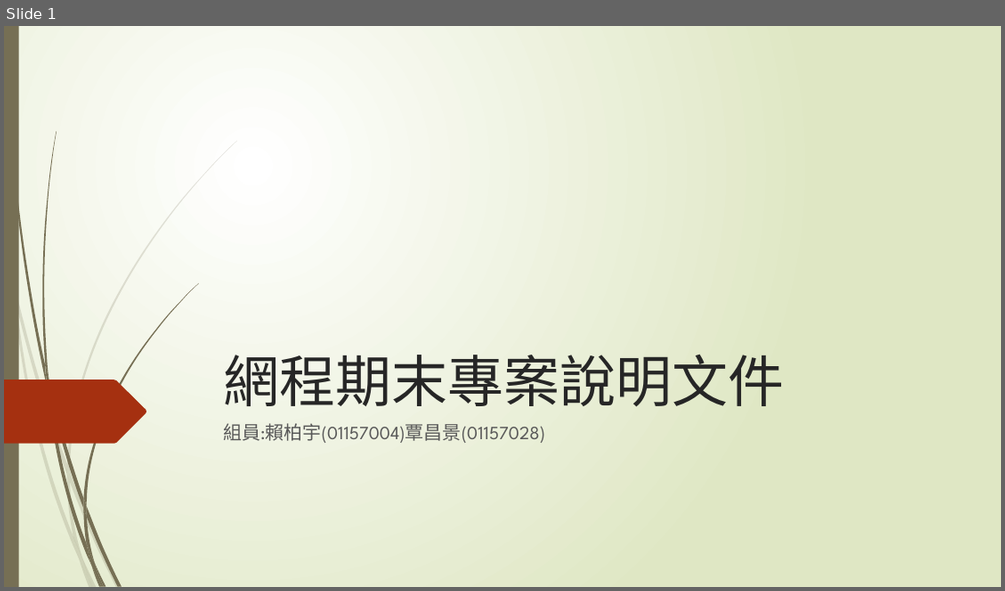
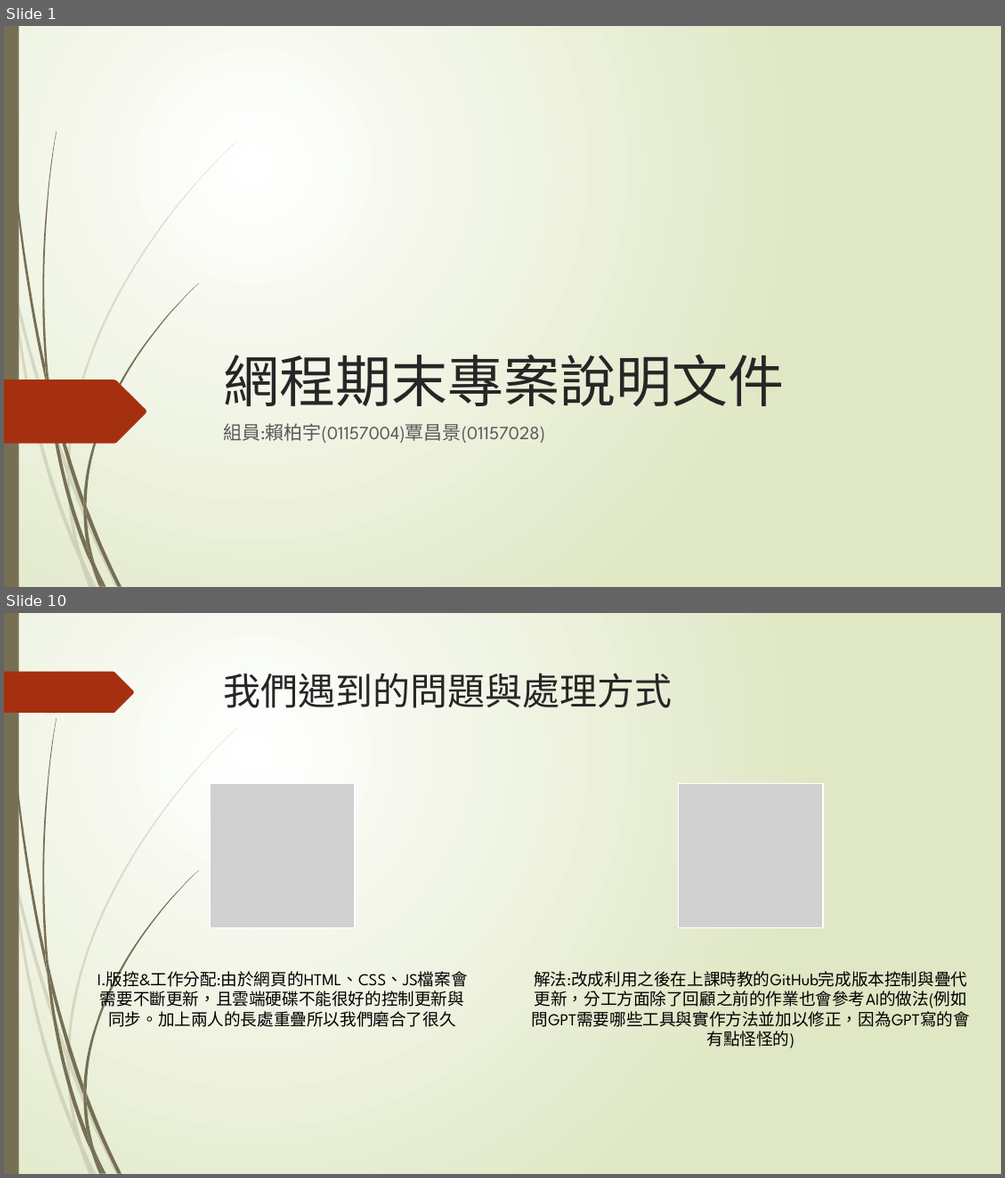
Before and after one commit to james-92/Web_FinalProject, a slide deck: 01157004+01157028.pptx. Shown one above the other, each under a label of ours: slide 1 before the commit, slides 1 and 10 after it; the slides between them are not shown. The pictures are 1005x591 and 1005x1178 pixels, drawn with LibreOffice and Linux fonts; fonts in the diff are those of the drawing; grey boxes stand for pictures. Boxes give left, top, right and bottom in pixels: in the first picture for what was removed or moved away, otherwise in the second. Text is boxed around its words. In the diff, an @@ line names an element or a change of style, - is before the commit and + after.

Commit message:
最終版PPT修正版
把PPT改好了，結束

```diff
--- a/01157004+01157028.pptx
+++ b/01157004+01157028.pptx
@@ slide 10 added at [4, 613, 1001, 1174], background gradient #FFFFFF to #DFE8C4; not listed: 23 template elements that a slide beside it also shows @@
@@ freeform shape added at [4, 672, 134, 713], fill #A53010 @@
@@ title added at [224, 673, 672, 708], 36 pt, text #262626 @@
+我們遇到的問題與處理方式
@@ group added at [97, 784, 970, 1027]: 2 pictures, 2 texts @@
+I.版控&工作分配:由於網頁的HTML、CSS、JS檔案會需要不斷更新，且雲端硬碟不能很好的控制更新與同步。加上兩人的長處重疊所以我們磨合了很久
+解法:改成利用之後在上課時教的GitHub完成版本控制與疊代更新，分工方面除了回顧之前的作業也會參考AI的做法(例如問GPT需要哪些工具與實作方法並加以修正，因為GPT寫的會有點怪怪的)
```
Also in this commit, not shown: 9 slides changed, 5 other slides added.
